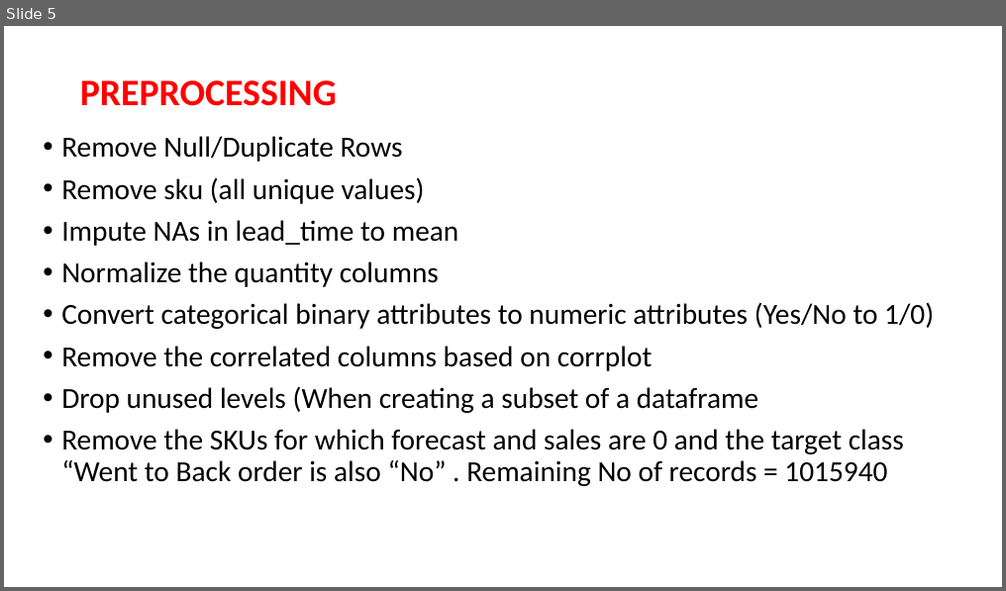
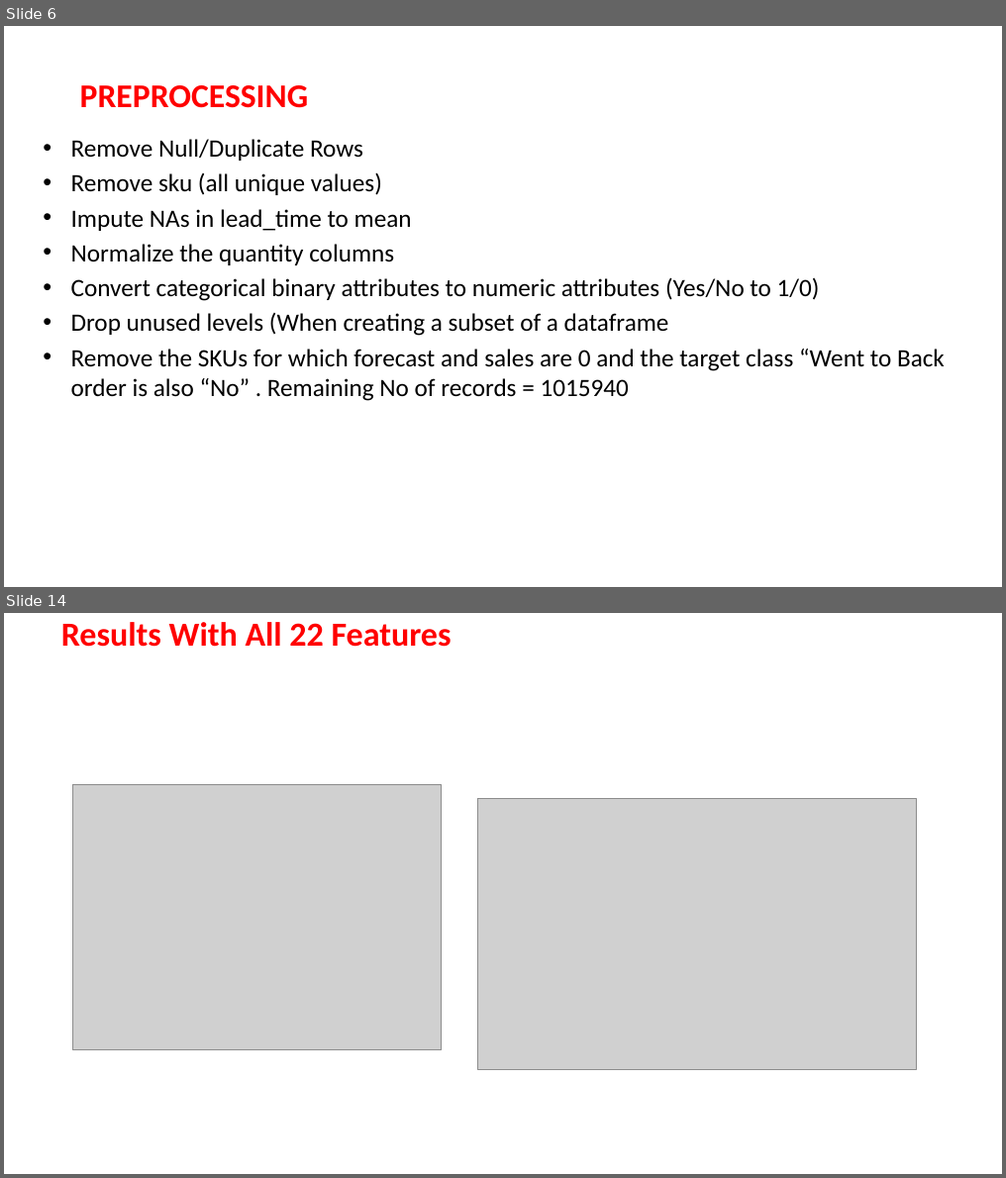
Before and after one commit to Souvik-karmakar/Inventory-Management-Project, a slide deck: INVENTORY MANAGEMENTppt.pptx. Shown one above the other, each under a label of ours: slide 5 before the commit, slides 6 and 14 after it; the slides between them are not shown. The pictures are 1006x591 and 1006x1178 pixels, drawn with LibreOffice and Linux fonts; fonts in the diff are those of the drawing; grey boxes stand for pictures; background and template pictures are left out. Boxes give left, top, right and bottom in pixels: in the first picture for what was removed or moved away, otherwise in the second. Text is boxed around its words. In the diff, an @@ line names an element or a change of style, - is before the commit and + after.

```diff
--- a/INVENTORY MANAGEMENTppt.pptx
+++ b/INVENTORY MANAGEMENTppt.pptx
@@ slide 14 added at (4, 613, 1002, 1174), background picture (left out) @@
@@ title added at (61, 622, 451, 647), 32.4 pt, text #FF0000, bold @@
+Results With All 22 Features
@@ picture added at (73, 784, 442, 1051) @@
@@ picture added at (477, 799, 917, 1069) @@
@@ what was slide 5 is now slide 6 @@
@@ slide 6 changed as well @@
@@ title "PREPROCESSING" at (80, 85, 308, 108): size 36 to 32 pt; line spacing 0.9 to 1 @@
@@ text "Remove Null/Duplicate Rows" at (71, 139, 944, 401): size 28 to 24 pt; indent changed; line spacing 0.9 to 1; less space between paragraphs @@
@@ text at (61, 346, 652, 372): paragraph removed @@
-• Remove the correlated columns based on corrplot
```
Also in this commit, not shown: 4 other slides changed, 9 other slides added.
